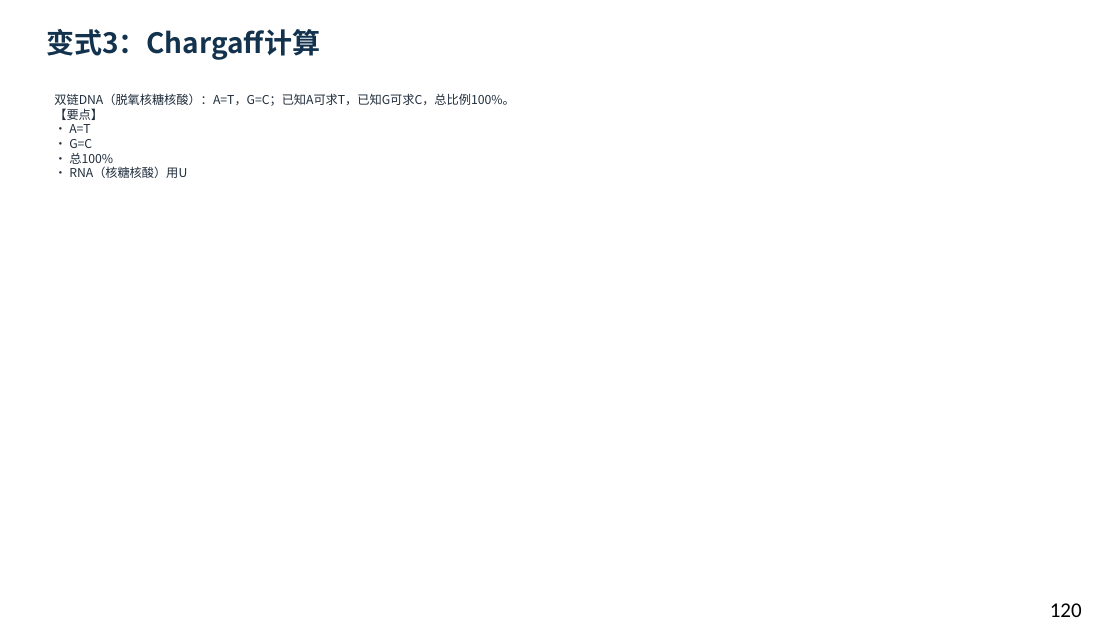
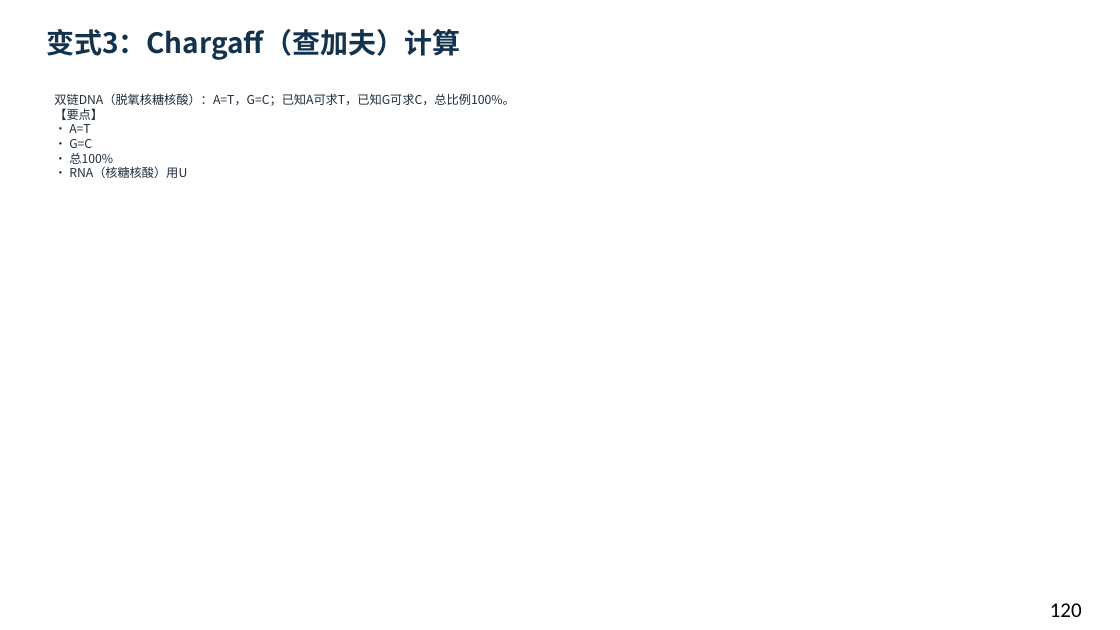
Before and after one commit to newkan-li/Biochemistry, a slide deck: slide 120 of downloads/bc11-ai-style.pptx. Drawn at 1120x630 pixels with LibreOffice and Linux fonts; fonts in the diff are those of the drawing. Boxes give left, top, right and bottom in pixels: in the first picture for what was removed or moved away, otherwise in the second. Text is boxed around its words. In the diff, an @@ line names an element or a change of style, - is before the commit and + after.

```diff
--- a/downloads/bc11-ai-style.pptx
+++ b/downloads/bc11-ai-style.pptx
@@ text at box(46, 29, 460, 60): text changed @@
-变式3：Chargaff计算
+变式3：Chargaff（查加夫）计算
```
Also in this commit, not shown: 18 other slides changed, 3 other files.
